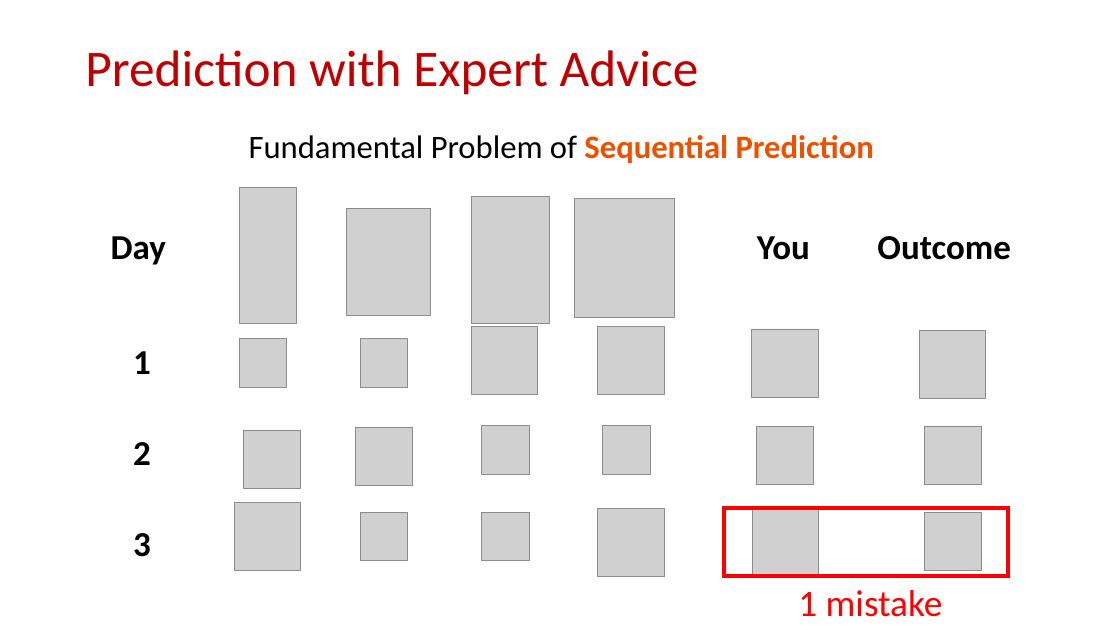
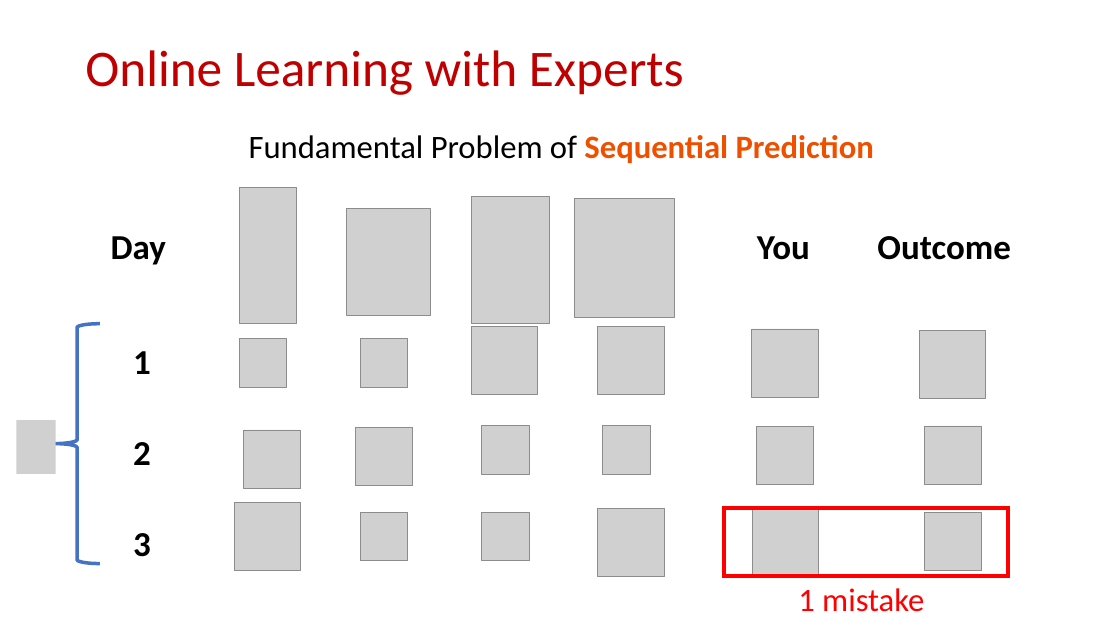
Before and after one commit to samsonzhou/samsonzhou.github.io, a slide deck: slide 6 of other-talks/SODA 2026.pptx. Drawn at 1120x630 pixels with LibreOffice and Linux fonts; fonts in the diff are those of the drawing; grey boxes stand for pictures. Boxes give left, top, right and bottom in pixels: in the first picture for what was removed or moved away, otherwise in the second. Text is boxed around its words. In the diff, an @@ line names an element or a change of style, - is before the commit and + after.

```diff
--- a/other-talks/SODA 2026.pptx
+++ b/other-talks/SODA 2026.pptx
@@ text at [85,50,684,95]: text changed @@
-Prediction with Expert Advice
+Online Learning with Experts
@@ left brace added at [55,323,100,564], outline #4472C4 3 pt @@
@@ picture added at [16,420,55,474] @@
@@ text "1 mistake" at [798,588,924,612]: size 32 to 28 pt @@
```
Also in this commit, not shown: 10 other slides changed, 1 slide added.
